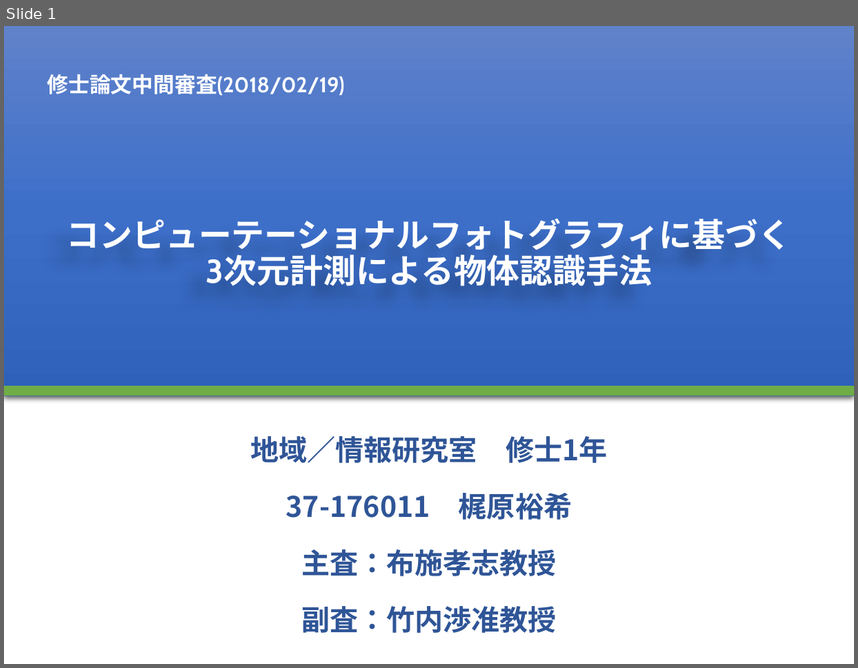
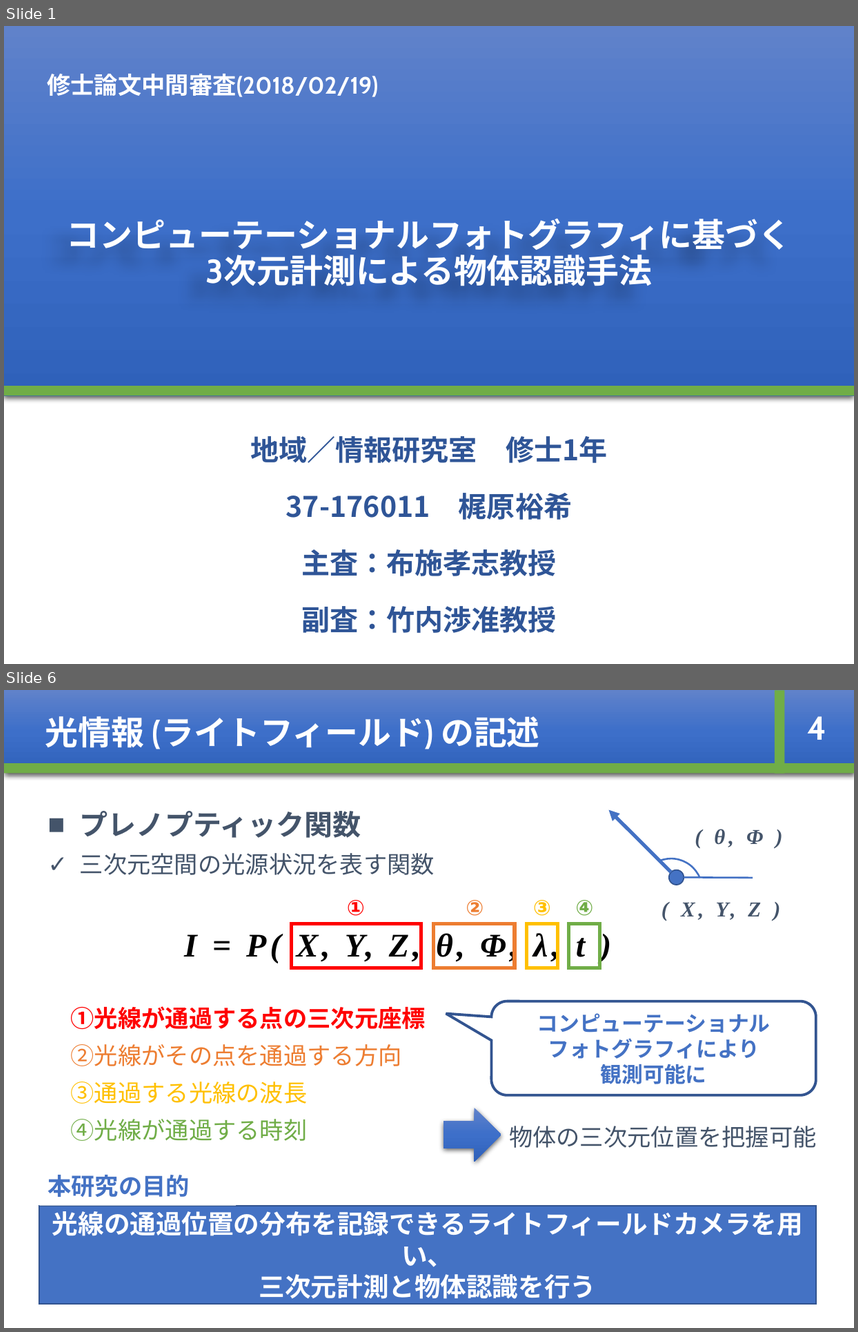
Before and after one commit to whcitizen/citizen_thesis, a slide deck: 03_mid_presentation/mid-presentation_20180219.pptx. Shown one above the other, each under a label of ours: slide 1 before the commit, slides 1 and 6 after it; the slides between them are not shown. The pictures are 858x668 and 858x1332 pixels, drawn with LibreOffice and Linux fonts; fonts in the diff are those of the drawing. Boxes give left, top, right and bottom in pixels: in the first picture for what was removed or moved away, otherwise in the second. Text is boxed around its words. In the diff, an @@ line names an element or a change of style, - is before the commit and + after.

Commit message:
180215 15:30
中間発表資料を大幅更新

```diff
--- a/03_mid_presentation/mid-presentation_20180219.pptx
+++ b/03_mid_presentation/mid-presentation_20180219.pptx
@@ slide 6 added at (x1=4, y1=690, x2=854, y2=1328), background #FFFFFF @@
@@ rectangle added at (x1=4, y1=690, x2=854, y2=773), fill gradient #6183CB to #3E70CA to #3062BB, 28 pt, text #FFFFFF, bold @@
+光情報 (ライトフィールド) の記述
@@ rectangle added at (x1=775, y1=690, x2=785, y2=773), fill #70AD47 @@
@@ text added at (x1=807, y1=716, x2=826, y2=740), 28 pt, text #FFFFFF, bold @@
+4
@@ rectangle added at (x1=4, y1=763, x2=854, y2=773), fill #70AD47 @@
@@ text added at (x1=80, y1=811, x2=435, y2=875), 20 pt, text #44546A @@
+■ プレノプティック関数
+✓ 三次元空間の光源状況を表す関数
@@ group added at (x1=608, y1=810, x2=763, y2=930): 2 texts, 1 ellipse, 1 line, 1 arrow, 1 arc (boxed as its full ellipse) @@
+( X, Y, Z )
+( θ, Φ )
@@ group added at (x1=184, y1=900, x2=600, y2=968): 5 texts, 4 rectangles @@
+I = P( X, Y, Z, θ, Φ, λ, t )
+①
+②
+③
+④
@@ text added at (x1=71, y1=1006, x2=426, y2=1141), 20 pt, text #FF0000 @@
+①光線が通過する点の三次元座標
+②光線がその点を通過する方向
+③通過する光線の波長
+④光線が通過する時刻
@@ rounded speech box added at (x1=491, y1=1001, x2=816, y2=1094), outline #325491 2.25 pt, 18 pt, text #4472C4, bold @@
+コンピューテーショナル
+フォトグラフィにより
+観測可能に
@@ right arrow added at (x1=444, y1=1107, x2=501, y2=1161), fill gradient #6183CB to #3E70CA to #3062BB @@
@@ text added at (x1=509, y1=1125, x2=817, y2=1147), 20 pt, text #44546A @@
+物体の三次元位置を把握可能
@@ rectangle added at (x1=40, y1=1165, x2=236, y2=1205), fill #FFFFFF, 20 pt, text #4472C4, bold @@
+本研究の目的
@@ rectangle added at (x1=40, y1=1205, x2=817, y2=1304), fill #4472C4, outline #325491 1 pt, 22 pt, text #FFFFFF, bold @@
+光線の通過位置の分布を記録できるライトフィールドカメラを用い、
+三次元計測と物体認識を行う
@@ slide 1 changed as well @@
@@ text "修士論文中間審査(2018/02/19)" at (x1=47, y1=74, x2=378, y2=97): size 18 to 20 pt @@
```
Also in this commit, not shown: 11 other slides changed, 7 other slides added, 3 slides removed.
